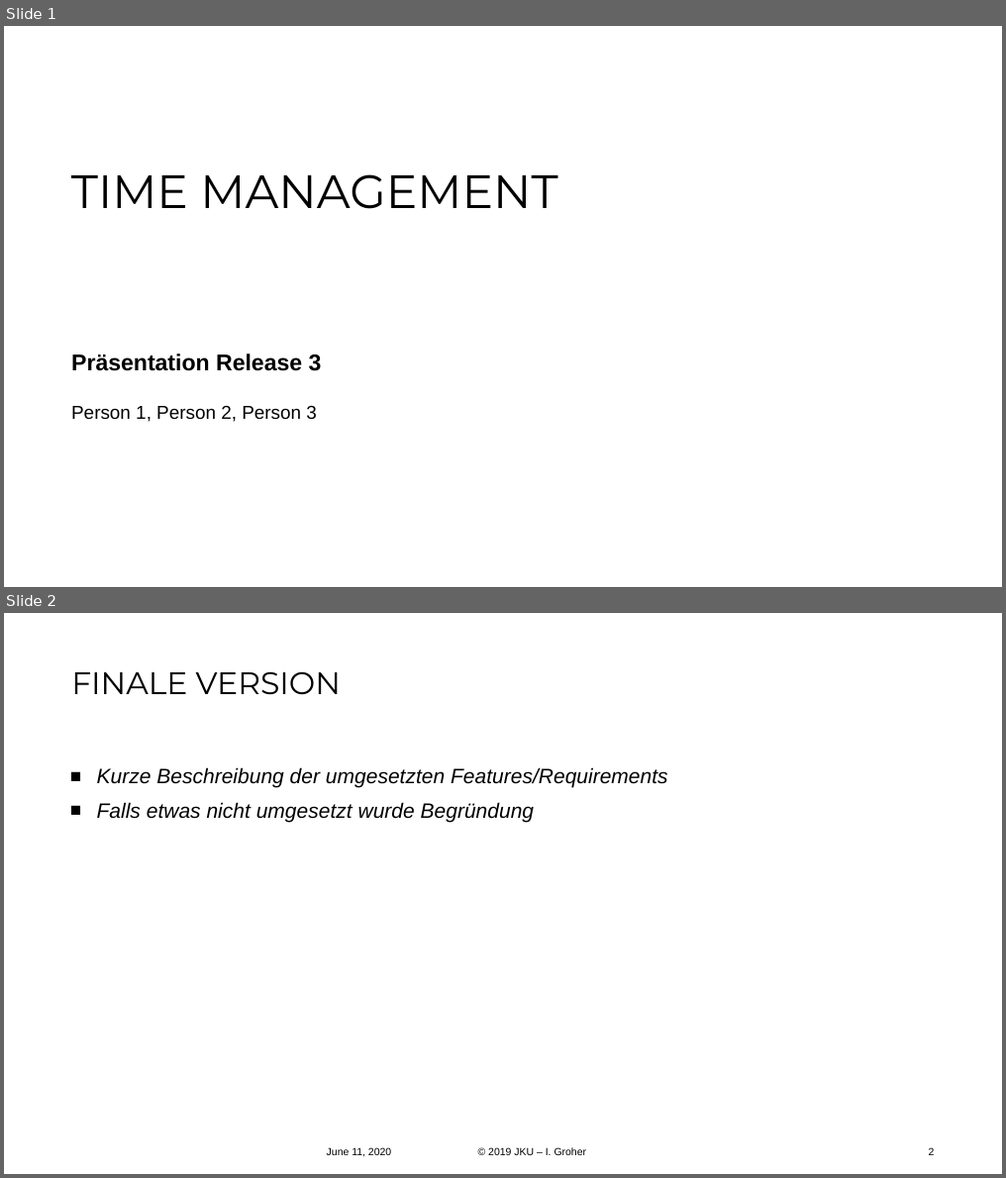
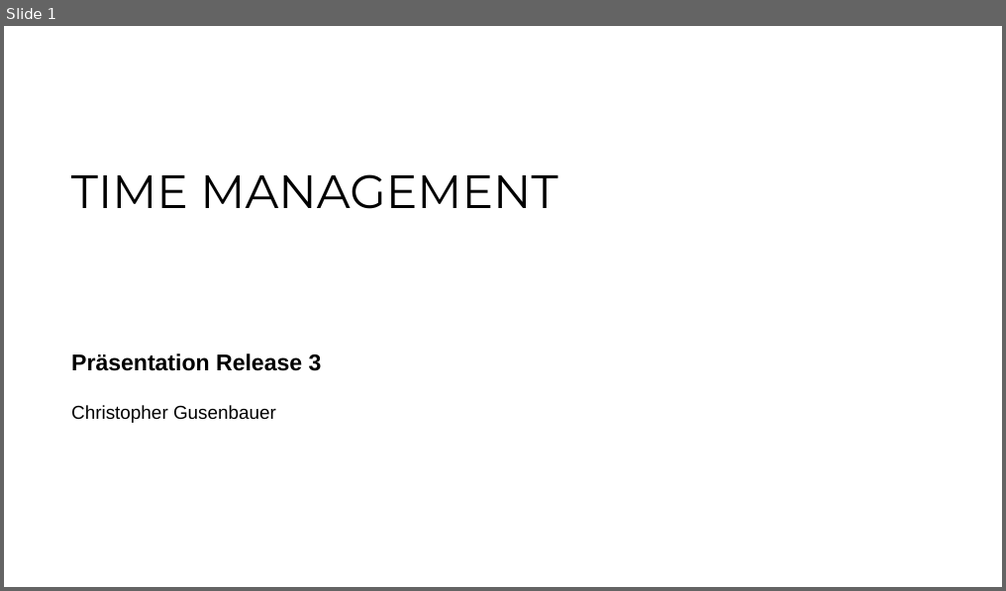
Before and after one commit to FireRedDev/TaskyCompanion, a slide deck: Release 3.pptx. Shown one above the other, each under a label of ours: slides 1 and 2 before the commit, slide 1 after it. The pictures are 1006x1178 and 1006x591 pixels, drawn with LibreOffice and Linux fonts; fonts in the diff are those of the drawing; background and template pictures are left out. Boxes give left, top, right and bottom in pixels: in the first picture for what was removed or moved away, otherwise in the second. Text is boxed around its words. In the diff, an @@ line names an element or a change of style, - is before the commit and + after.

```diff
--- a/Release 3.pptx
+++ b/Release 3.pptx
@@ slide 2 removed at [4, 613, 1002, 1174], background #FFFFFF @@
@@ title removed at [71, 671, 341, 695] @@
-FINALE VERSION
@@ text removed at [97, 767, 668, 823] @@
-■ Kurze Beschreibung der umgesetzten Features/Requirements
-■ Falls etwas nicht umgesetzt wurde Begründung
@@ text removed at [327, 1148, 391, 1157] @@
-June 11, 2020
@@ text removed at [488, 1148, 587, 1156] @@
-© 2019 JKU – I. Groher
@@ page number removed at [929, 1148, 935, 1156] @@
-2
@@ slide 1 changed as well @@
@@ subtitle at [71, 405, 276, 423]: text changed @@
-Person 1, Person 2, Person 3
+Christopher Gusenbauer
```
Also in this commit, not shown: 8 other slides changed, 2 slides added, 1 other file.
